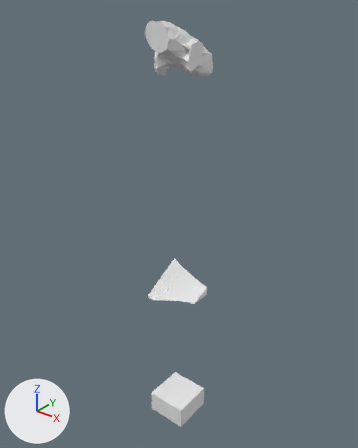
One commit to the glTF model assets/terrain/surface_pieces/surf_7_7.glb: the scene before it, then after it.
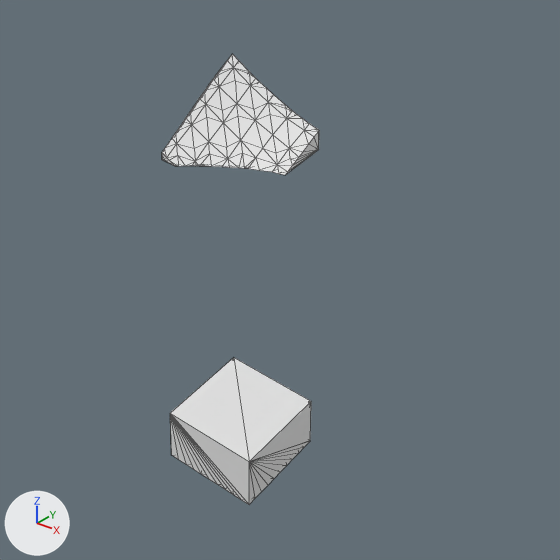
Each version appears first whole from a 50 mm lens placed at (-41.3, 33.7, -1.3), pointed at (-73.2, 73.6, -26.0), and next in a close-up on the part from 24% to 83% of the width and 53% to 100% of the height. Arrows for +X, +Y and +Z are at lower left; the lights stay in place. The older version's two pictures come first. The close-ups show mesh edges as thin lines. Where no turn or scale is listed for an object, it has been applied to the vertices.

The older version as bpy lines, for what is in view:
```python
me_layer_10 = bpy.data.meshes.new('layer_10')
me_layer_10.from_pydata(...)  # 73 vertices, 142 faces; spans x -75.0..-70.0, y 70.0..75.0, z -52.82..-50.0
me_layer_6 = bpy.data.meshes.new('layer_6')
me_layer_6.from_pydata(...)  # 101 vertices, 198 faces; spans x -75.0..-70.0, y 70.0..75.0, z -35.0..-31.81
ob_layer_10 = bpy.data.objects.new('layer_10', me_layer_10)
ob_layer_10.location = (0.0, 0.0, 0.0)
ob_layer_6 = bpy.data.objects.new('layer_6', me_layer_6)
ob_layer_6.location = (0.0, 0.0, 0.0)
```
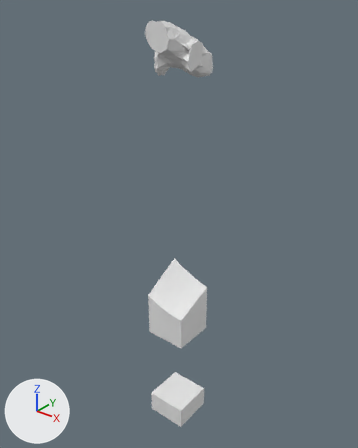
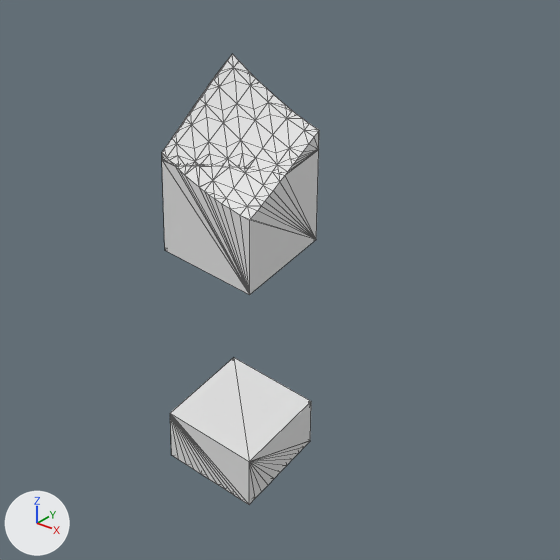
The change in detail:
Mesh me_layer_7 is new.
It has 49 vertices, 94 faces and spans x -75.0..-70.0, y 70.0..75.0, z -40.0..-35.0.
Object 'layer_7' (ob_layer_7) is new; it shows me_layer_7.
Its location is (0.0, 0.0, 0.0).

Where the change shows, as pixel boxes [x1, y1, x2, y2] in the close-ups (560 x 560 px):
'layer_7', added: after [162, 150, 319, 295]
